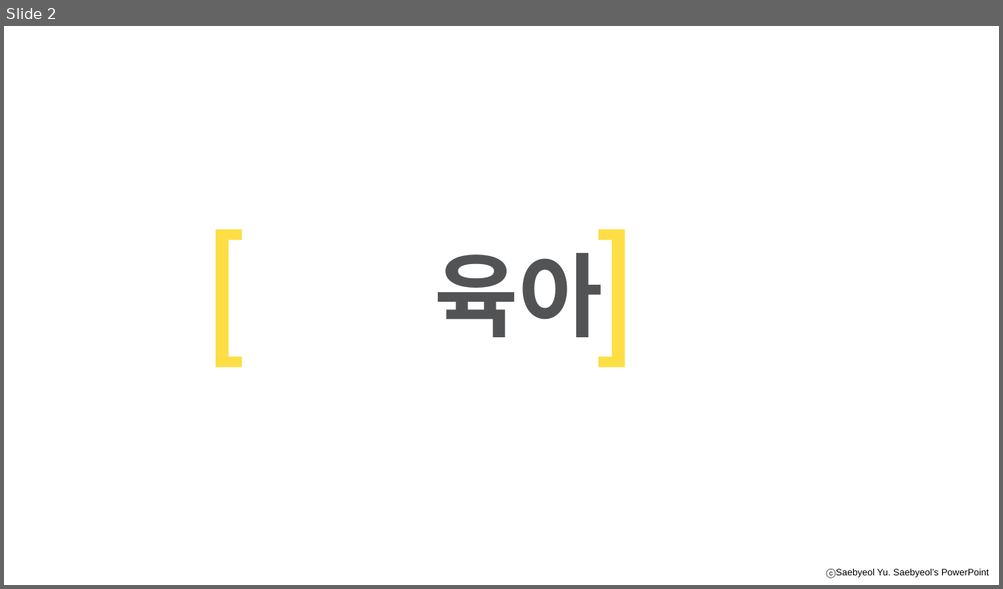
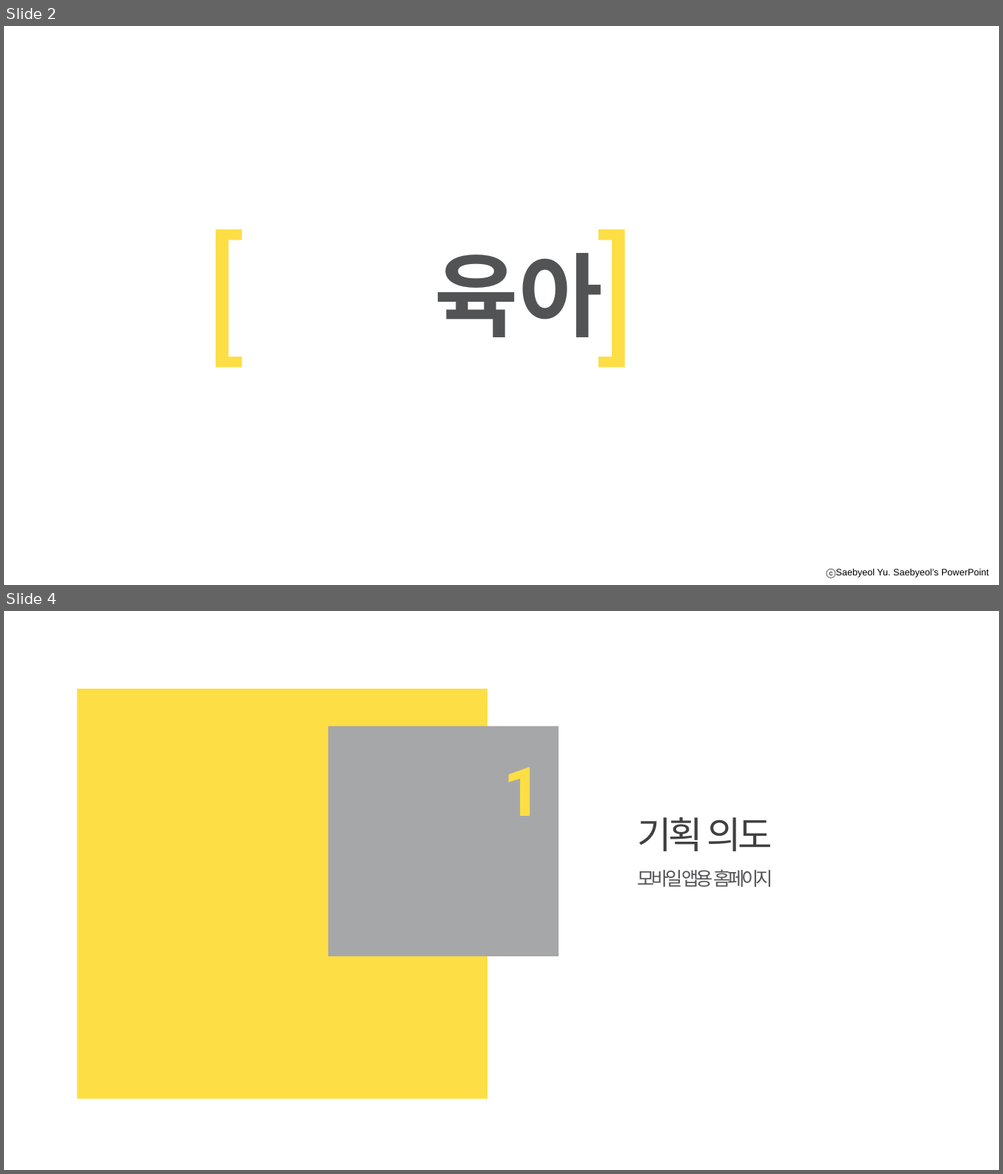
Before and after one commit to yonggyu01/mybabyari, a slide deck: 이거로할까.pptx. Shown one above the other, each under a label of ours: slide 2 before the commit, slides 2 and 4 after it; the slides between them are not shown. The pictures are 1003x589 and 1003x1174 pixels, drawn with LibreOffice and Linux fonts; fonts in the diff are those of the drawing; background and template pictures are left out. Boxes give left, top, right and bottom in pixels: in the first picture for what was removed or moved away, otherwise in the second. Text is boxed around its words. In the diff, an @@ line names an element or a change of style, - is before the commit and + after.

```diff
--- a/이거로할까.pptx
+++ b/이거로할까.pptx
@@ slide 4 added at bbox=[4, 611, 999, 1170], background #FFFFFF; not listed: 1 template element that a slide beside it also shows @@
@@ rectangle added at bbox=[77, 689, 487, 1099], fill #FDDE45 @@
@@ rectangle added at bbox=[328, 726, 558, 957], fill #A6A7A9 @@
@@ text added at bbox=[503, 767, 542, 816], 66 pt, text #FDDE45, bold @@
+1
@@ text added at bbox=[637, 817, 773, 851], 36 pt, text #404040 @@
+기획 의도
@@ text added at bbox=[637, 870, 773, 887], 18 pt, text #525355 @@
+모바일 앱용 홈페이지
@@ rectangle added at bbox=[758, 1153, 999, 1170], fill #FFFFFF @@
```
Also in this commit, not shown: 17 slides changed, 11 other slides added, 4 slides removed.
